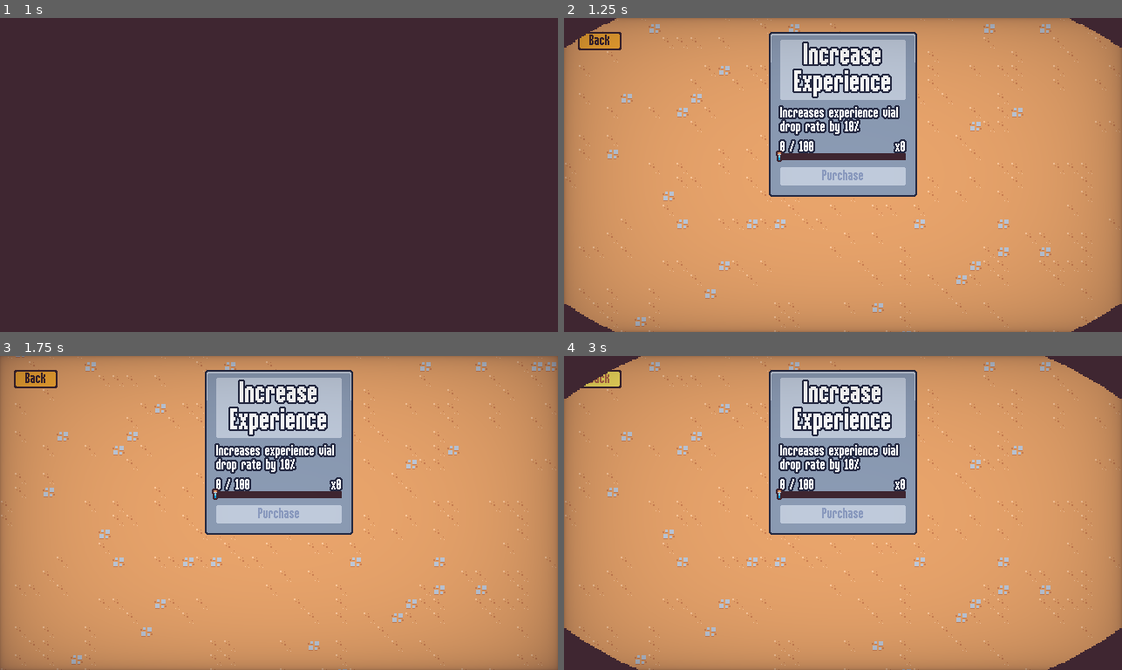
Above: before the commit, frames 1-4 (two rows, left to right).
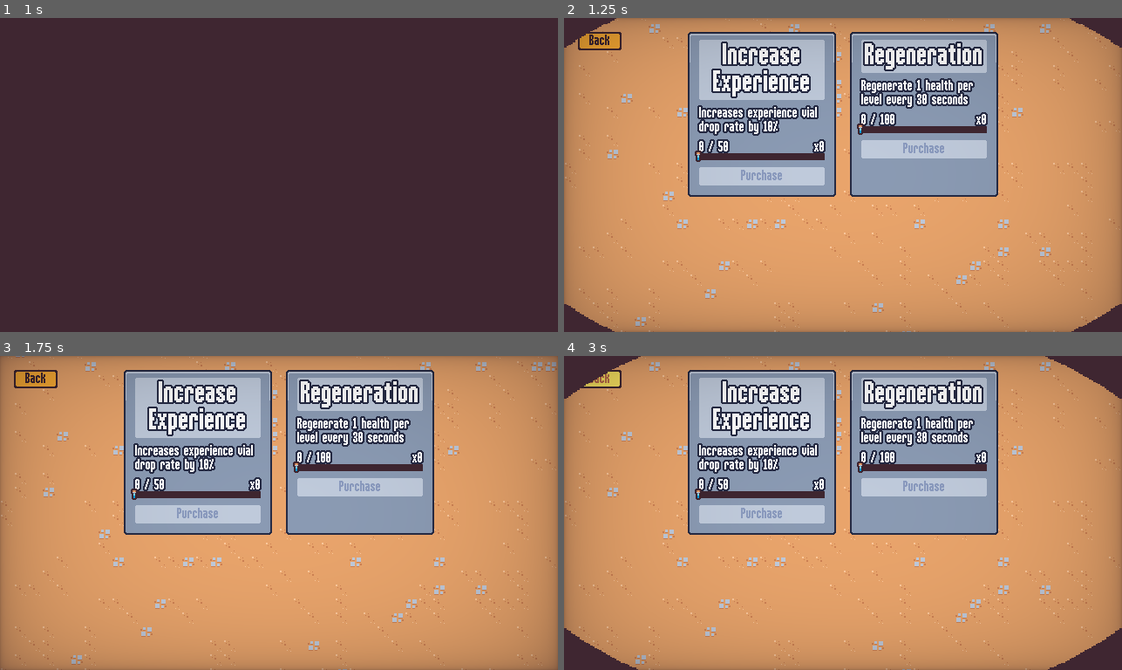
Above: after the commit, the same moments.

Repository: SugarF0x/2D-survivor-course
Game: Godot game, scene res://scenes/ui/main_menu.tscn
Two runs of this game, one before a commit and one after it. Both use one fixed random seed, a clock stepped at 60 frames per second and the inputs below. Sound files missing from this copy of the repository are replaced by a short silence.
Inputs (mouse positions are in pixels of both pictures, inside the frame that each line leads up to):
- Up to frame 1 (1 s): click "Upgrades" at 0.5 s
- Up to frame 2 (1.25 s): no input
- Up to frame 3 (1.75 s): move the mouse to (401, 497) at 1.27 s; press the mouse at (401, 497) at 1.28 s; hold D (move_right) from 1.28 s (still down)
- Up to frame 4 (3 s): tap Enter at 2 s; move the mouse to (731, 528) at 2.02 s; release D (move_right) at 2.03 s; release the mouse at (731, 528) at 2.03 s; hold S (move_down) 2.03-2.75 s; click (731, 528) at 2.1 s; click "Back" at 2.75 s

Frame 1 is identical in both runs. In frame 2, 23% of the frame differs, in the area x 22-78%, y 4-57%; in frame 3, 23%; in frame 4, 23%.

Commit message:
add health regen meta upgrade

Diff:
--- a/resources/meta_upgrades/experience_gain.tres
+++ b/resources/meta_upgrades/experience_gain.tres
@@ -6,6 +6,6 @@
 script = ExtResource("1_l6gxv")
 id = "experience_gain"
 max_quantity = 1
-experience_cost = 100
+experience_cost = 50
 title = "Increase Experience"
 description = "Increases experience vial drop rate by 10%"
--- /dev/null
+++ b/resources/meta_upgrades/regeneration.tres
@@ -0,0 +1,11 @@
+[gd_resource type="Resource" script_class="MetaUpgrade" load_steps=2 format=3 uid="uid://dw1tnf2ifb7u5"]
+
+[ext_resource type="Script" path="res://resources/meta_upgrades/meta_upgrade.gd" id="1_iiv31"]
+
+[resource]
+script = ExtResource("1_iiv31")
+id = "regeneration"
+max_quantity = 3
+experience_cost = 100
+title = "Regeneration"
+description = "Regenerate 1 health per level every 30 seconds"
--- a/scenes/autoload/meta_progression.gd
+++ b/scenes/autoload/meta_progression.gd
@@ -25,7 +25,7 @@
 
 
 func add_meta_upgrade(upgrade: MetaUpgrade):
-	if !save_data["meta_upgrades"].has(upgrade.id): save_data["meta_upgrades"][upgrade.id] = { "quantity": 1 }
+	if !save_data["meta_upgrades"].has(upgrade.id): save_data["meta_upgrades"][upgrade.id] = { "quantity": 0 }
 	save_data["meta_upgrades"][upgrade.id]["quantity"] += 1
 	save()
 
--- a/scenes/component/health_component.gd
+++ b/scenes/component/health_component.gd
@@ -2,7 +2,7 @@
 class_name HealthComponent
 
 signal died
-signal health_changed(health: int)
+signal health_changed(new_value: int, delta: int)
 
 @export var max_health = 10
 var current_health
@@ -13,8 +13,11 @@
 
 
 func set_health(value: int):
-	current_health = clamp(value, 0, max_health)
-	health_changed.emit(current_health)
+	var new_value = clamp(value, 0, max_health)
+	if new_value == current_health: return
+
+	health_changed.emit(new_value, value - current_health)
+	current_health = new_value
 
 
 func add_health(value: int):
--- a/scenes/component/hit_flash_component.gd
+++ b/scenes/component/hit_flash_component.gd
@@ -12,7 +12,7 @@
 	sprite.material = hit_flash_material
 
 
-func on_health_changed(damage: int):
+func on_health_changed(damage: int, delta: int):
 	if hit_flash_tween != null && hit_flash_tween.is_valid(): hit_flash_tween.kill()
 	hit_flash_tween = create_tween()
 
--- a/scenes/game_object/player/player.gd
+++ b/scenes/game_object/player/player.gd
@@ -1,4 +1,6 @@
 extends CharacterBody2D
+
+@export var arena_time_manager: Node
 
 @onready var animation_player = $AnimationPlayer as AnimationPlayer
 @onready var health_component = %HealthComponent as HealthComponent
@@ -15,6 +17,7 @@
 
 
 func _ready():
+	arena_time_manager.arena_difficulty_increased.connect(on_arena_difficulty_increased)
 	collision_area.body_entered.connect(on_body_entered)
 	collision_area.body_exited.connect(on_body_exited)
 	damage_interval_timer.timeout.connect(process_incoming_damage)
@@ -83,7 +86,7 @@
 	colliding_body_number -= 1
 
 
-func on_health_changed(health: int):
+func on_health_changed(health: int, delta: int):
 	update_health_display()
 
 
@@ -92,3 +95,11 @@
 
 	match (upgrade.id):
 		"player_speed": handle_speed_upgrade(all_upgrades["player_speed"]["quantity"])
+
+
+func on_arena_difficulty_increased(arena_difficulty: int):
+	var health_regeneration_quantity = MetaProgression.get_upgrade_count("regeneration")
+	if health_regeneration_quantity == 0: return
+
+	var is_30_second_interval = arena_difficulty % 6 == 0
+	if is_30_second_interval: health_component.add_health(health_regeneration_quantity)
--- a/scenes/main/main.tscn
+++ b/scenes/main/main.tscn
@@ -45,8 +45,9 @@
 [node name="Entities" type="Node2D" parent="." groups=["entities_layer"]]
 y_sort_enabled = true
 
-[node name="Player" parent="Entities" instance=ExtResource("1_28pwl")]
+[node name="Player" parent="Entities" node_paths=PackedStringArray("arena_time_manager") instance=ExtResource("1_28pwl")]
 unique_name_in_owner = true
 position = Vector2(329, 191)
+arena_time_manager = NodePath("../../ArenaTimeManager")
 
 [node name="Foreground" type="Node2D" parent="." groups=["foreground_layer"]]
--- a/scenes/ui/meta_menu.tscn
+++ b/scenes/ui/meta_menu.tscn
@@ -1,8 +1,9 @@
-[gd_scene load_steps=7 format=3 uid="uid://bjb63ng50fstp"]
+[gd_scene load_steps=8 format=3 uid="uid://bjb63ng50fstp"]
 
 [ext_resource type="Script" path="res://scenes/ui/meta_menu.gd" id="1_rpnyx"]
 [ext_resource type="Resource" uid="uid://ckckk10vf1r0e" path="res://resources/meta_upgrades/experience_gain.tres" id="2_baygc"]
 [ext_resource type="TileSet" uid="uid://mggajm5jt6xg" path="res://resources/tileset.tres" id="2_wxc1x"]
+[ext_resource type="Resource" uid="uid://dw1tnf2ifb7u5" path="res://resources/meta_upgrades/regeneration.tres" id="3_dvncw"]
 [ext_resource type="PackedScene" uid="uid://dx41vbtn8htxd" path="res://scenes/ui/sound_button.tscn" id="3_fuub7"]
 [ext_resource type="PackedScene" uid="uid://c4fd2u76m403s" path="res://scenes/ui/meta_upgrade_card.tscn" id="3_mo8ex"]
 [ext_resource type="PackedScene" uid="uid://dl1o1sp0rkqbm" path="res://scenes/ui/vignette.tscn" id="4_sqvn1"]
@@ -10,7 +11,7 @@
 [node name="MetaMenu" type="CanvasLayer"]
 layer = 2
 script = ExtResource("1_rpnyx")
-upgrades = Array[Resource("res://resources/meta_upgrades/meta_upgrade.gd")]([ExtResource("2_baygc")])
+upgrades = Array[Resource("res://resources/meta_upgrades/meta_upgrade.gd")]([ExtResource("2_baygc"), ExtResource("3_dvncw")])
 
 [node name="TileMap" type="TileMap" parent="."]
 position = Vector2(-272, -220)
--- a/scenes/ui/meta_upgrade_card.tscn
+++ b/scenes/ui/meta_upgrade_card.tscn
@@ -13,6 +13,7 @@
 [ext_resource type="AudioStream" uid="uid://bv3kqx4ybu3hg" path="res://assets/audio/switch9.ogg" id="11_esgkj"]
 [ext_resource type="AudioStream" uid="uid://ch50ecdvecsh4" path="res://assets/audio/switch10.ogg" id="12_6ohxm"]
 [ext_resource type="Texture2D" uid="uid://b58pd6itrerbo" path="res://scenes/game_object/experience_vial/experience_vial.png" id="13_kprea"]
+[ext_resource type="PackedScene" uid="uid://dx41vbtn8htxd" path="res://scenes/ui/sound_button.tscn" id="14_npjr2"]
 
 [sub_resource type="StyleBoxFlat" id="StyleBoxFlat_b5eqe"]
 content_margin_left = 4.0
@@ -129,7 +130,7 @@
 mouse_filter = 2
 texture = ExtResource("13_kprea")
 
-[node name="PurchaseButton" type="Button" parent="MarginContainer/VBoxContainer"]
+[node name="PurchaseButton" parent="MarginContainer/VBoxContainer" instance=ExtResource("14_npjr2")]
 unique_name_in_owner = true
 layout_mode = 2
 text = "Purchase"
Not shown: 1 places in scenes/ui/meta_upgrade_card.tscn that only renumber resources
